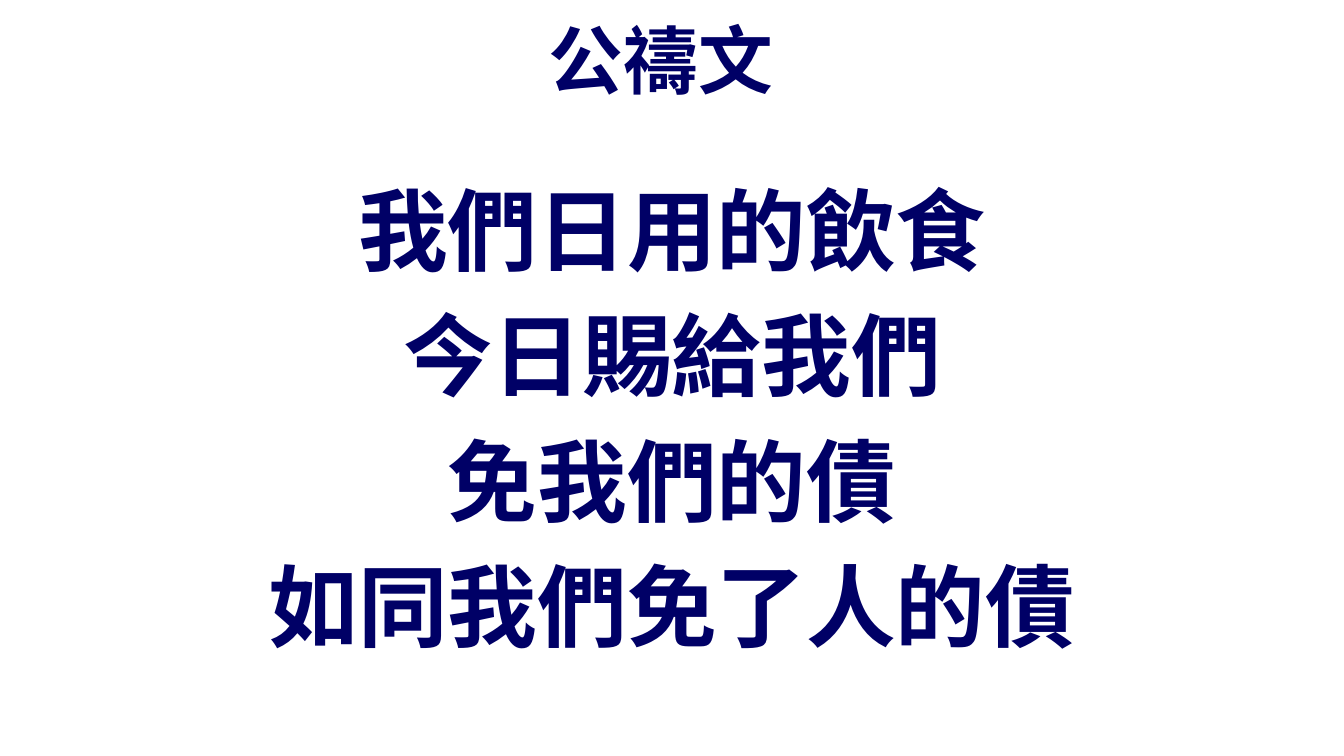
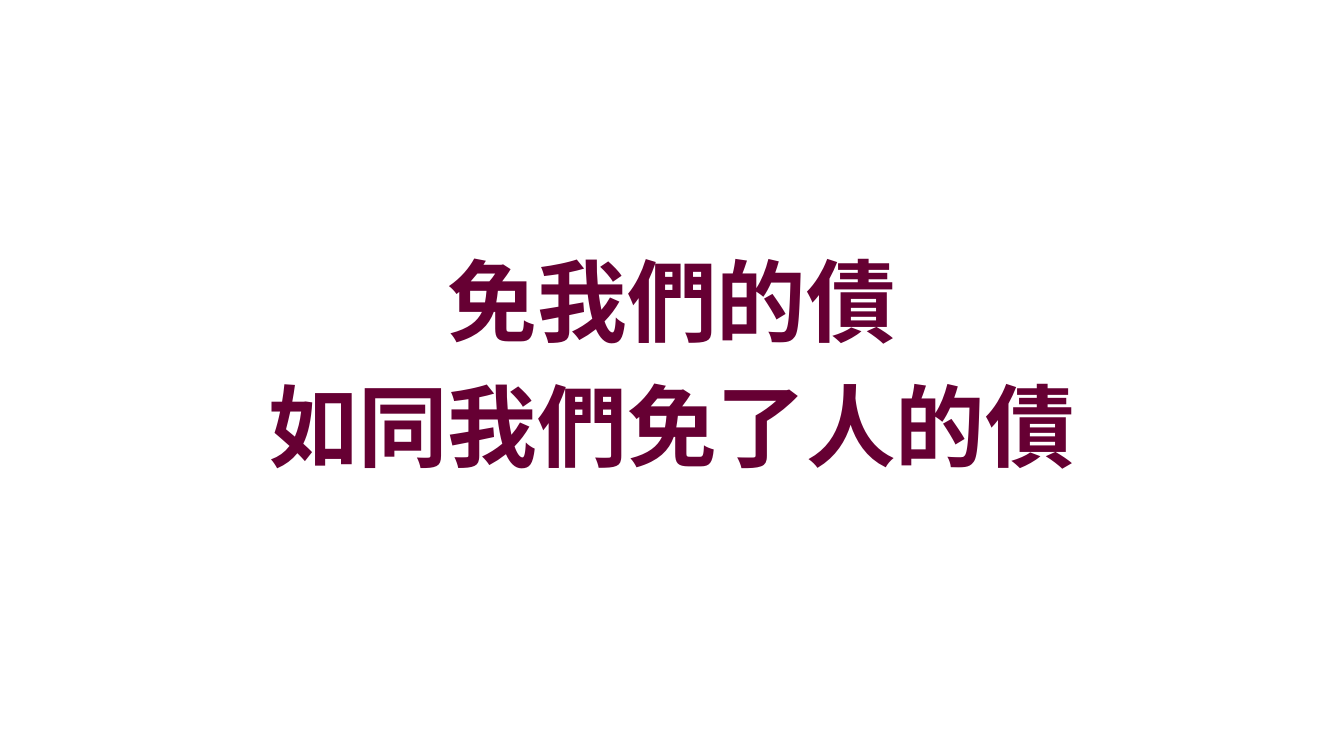
Before and after one commit to batisuoc/other-ppts, a slide deck: slide 29 of 崇拜流程_version02.pptx (slide 23 before the commit). Drawn at 1344x756 pixels with LibreOffice and Linux fonts; fonts in the diff are those of the drawing; background and template pictures are left out. Boxes give left, top, right and bottom in pixels: in the first picture for what was removed or moved away, otherwise in the second. Text is boxed around its words. In the diff, an @@ line names an element or a change of style, - is before the commit and + after.

```diff
--- a/崇拜流程_version02.pptx
+++ b/崇拜流程_version02.pptx
@@ title removed at (549, 24, 773, 95) @@
-公禱文
@@ text at (358, 187, 985, 398): paragraphs removed @@
-我們日用的飲食
-今日賜給我們
@@ text "免我們的債": place and size @@
-text "免我們的債" at (269, 187, 1075, 649)
+text "免我們的債" at (269, 258, 1075, 469)
@@ text "免我們的債" at (269, 258, 1075, 469): text colour #000066 to #660033; vertical alignment top to middle @@
```
Also in this commit, not shown: 7 other slides changed, 11 slides added, 1 other file.
